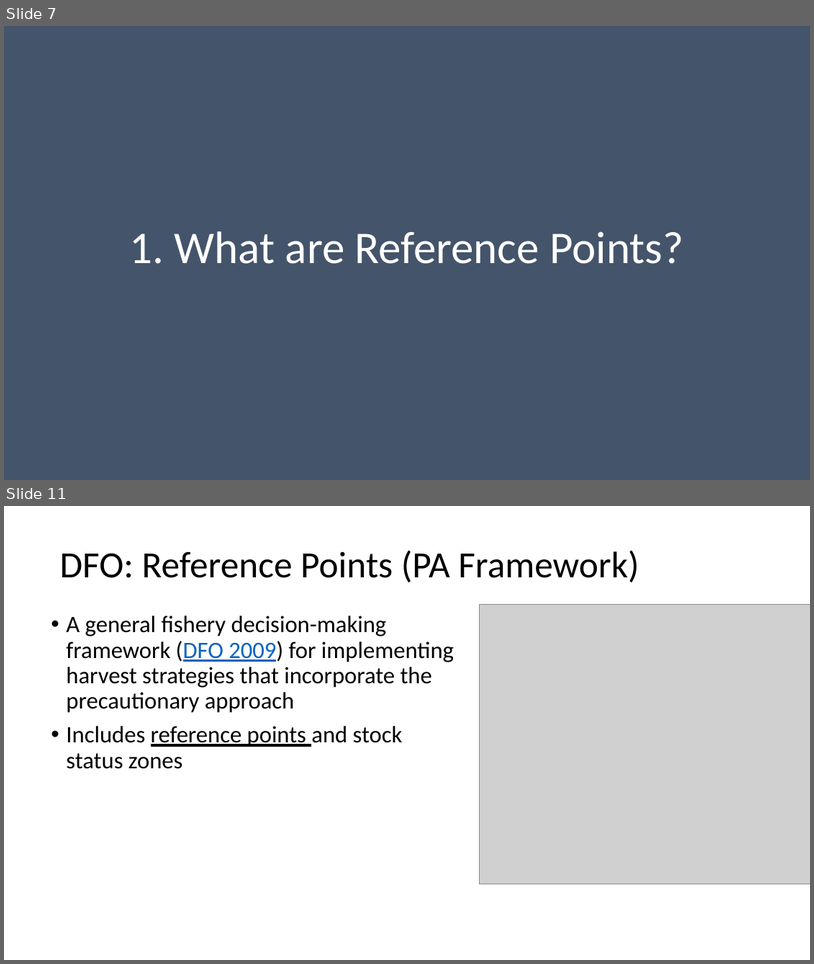
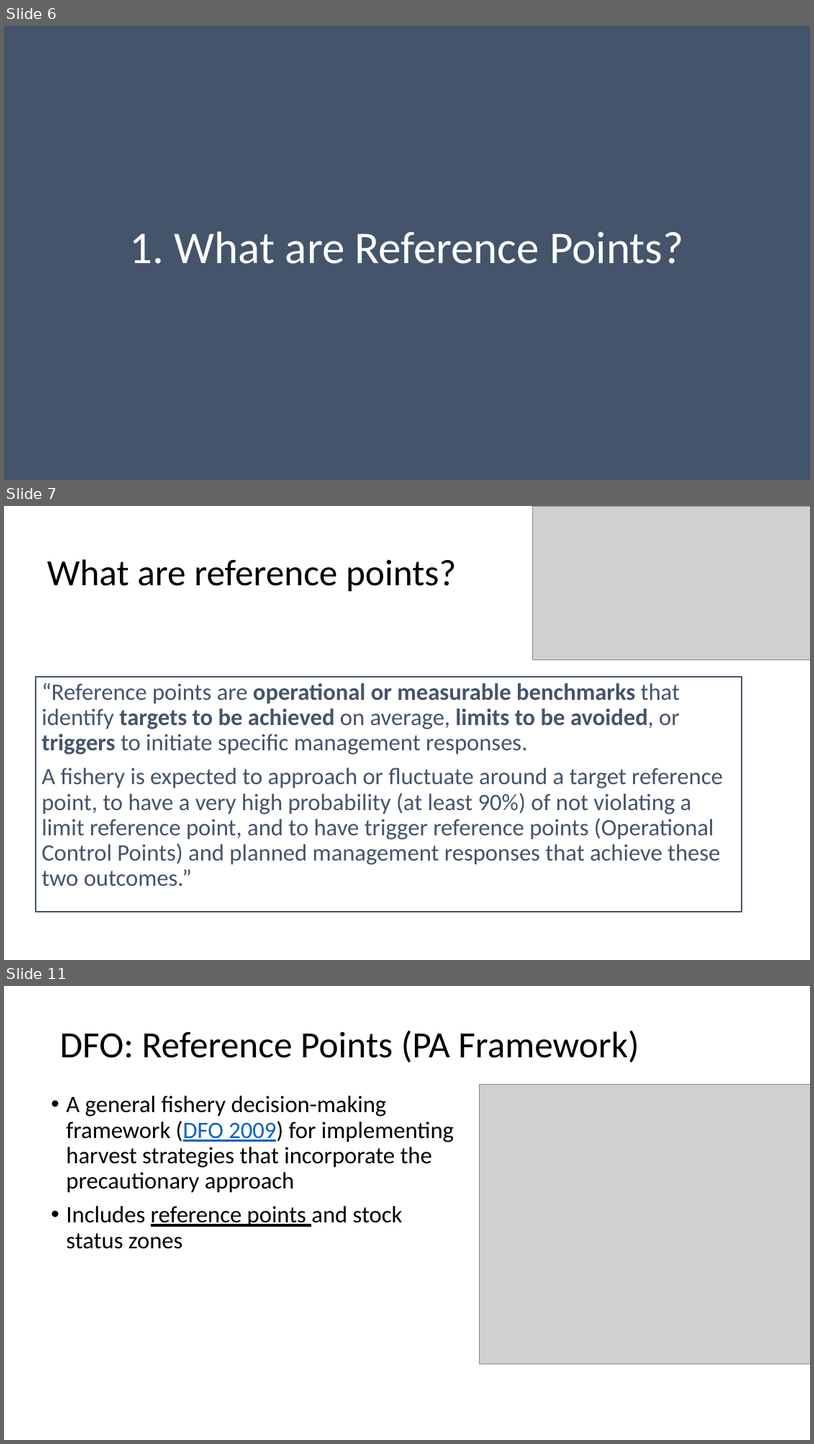
Before and after one commit to TESA-workshops/Ref-Pt-101, a slide deck: RefPt101_221109tb.pptx. Shown one above the other, each under a label of ours: slides 7 and 11 before the commit, slides 6, 7 and 11 after it; the slides between them are not shown. The pictures are 814x964 and 814x1444 pixels, drawn with LibreOffice and Linux fonts; fonts in the diff are those of the drawing; grey boxes stand for pictures. Boxes give left, top, right and bottom in pixels: in the first picture for what was removed or moved away, otherwise in the second. Text is boxed around its words. In the diff, an @@ line names an element or a change of style, - is before the commit and + after.

```diff
--- a/RefPt101_221109tb.pptx
+++ b/RefPt101_221109tb.pptx
@@ slide 7 added at (4, 506, 810, 960), background #FFFFFF @@
@@ picture added at (533, 506, 810, 659) @@
@@ title added at (47, 559, 456, 592), 44 pt, text #000000 @@
+What are reference points?
@@ text added at (36, 677, 742, 911), outline #44546A 1.5 pt, 28 pt, text #44546A @@
+“Reference points are operational or measurable benchmarks that identify targets to be achieved on average, limits to be avoided, or triggers to initiate specific management responses.
+A fishery is expected to approach or fluctuate around a target reference point, to have a very high probability (at least 90%) of not violating a limit reference point, and to have trigger reference points (Operational Control Points) and planned management responses that achieve these two outcomes.”
@@ what was slide 7 is now slide 6 @@
```
Also in this commit, not shown: 11 slides changed, 5 other slides added, 4 slides removed.
